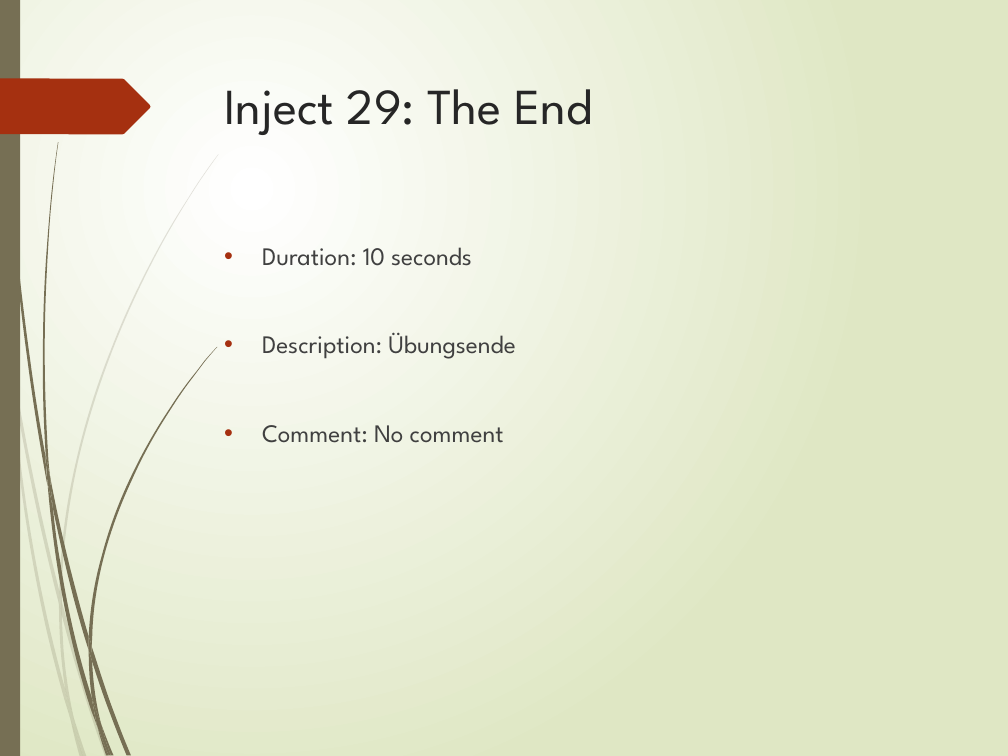
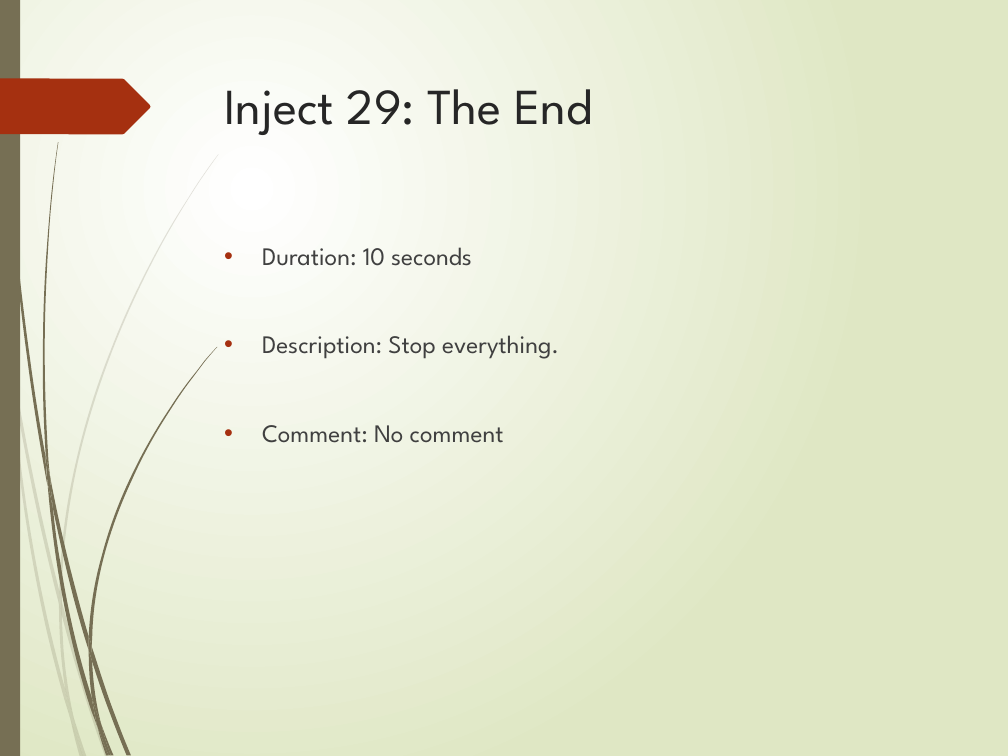
Before and after one commit to cidies/dryrun, a slide deck: slide 10 of static/Phishing_Angriff_-_Anwaltskanzlei_Köln_presentation.pptx (slide 8 before the commit). Drawn at 1008x756 pixels with LibreOffice and Linux fonts; fonts in the diff are those of the drawing. Boxes give left, top, right and bottom in pixels: in the first picture for what was removed or moved away, otherwise in the second. Text is boxed around its words. In the diff, an @@ line names an element or a change of style, - is before the commit and + after.

```diff
--- a/static/Phishing_Angriff_-_Anwaltskanzlei_Köln_presentation.pptx
+++ b/static/Phishing_Angriff_-_Anwaltskanzlei_Köln_presentation.pptx
@@ text at <box>262,335,559,359</box>: text changed @@
-• Description: Übungsende
+• Description: Stop everything.
```
Also in this commit, not shown: 7 other slides changed, 2 slides added, 7 other files.
